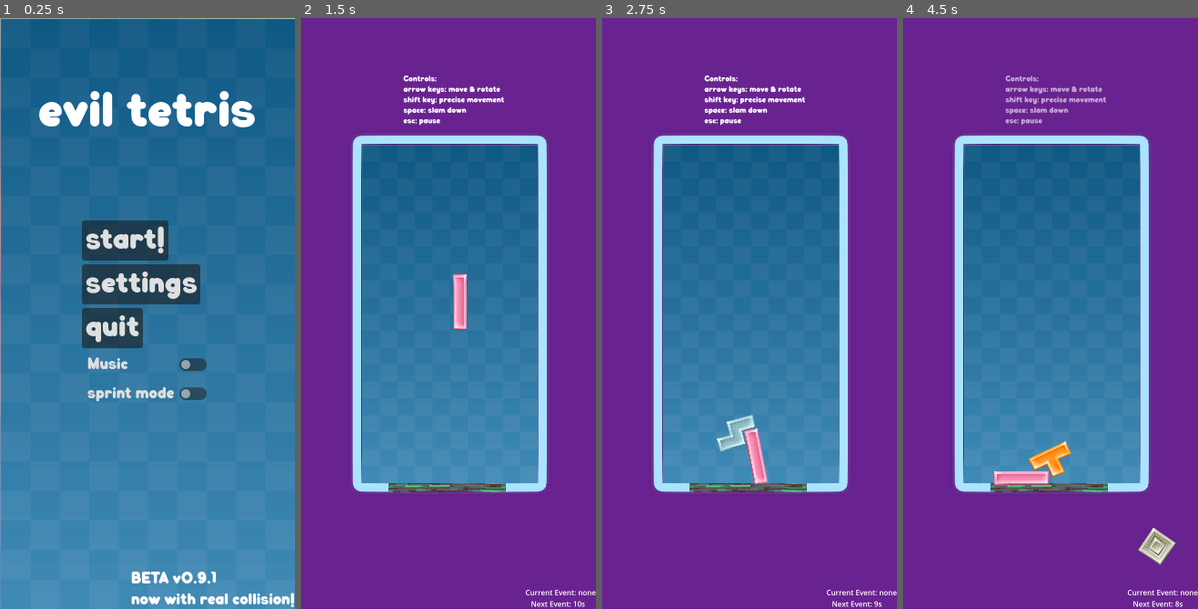
Above: before the commit, frames 1-4 (left to right).
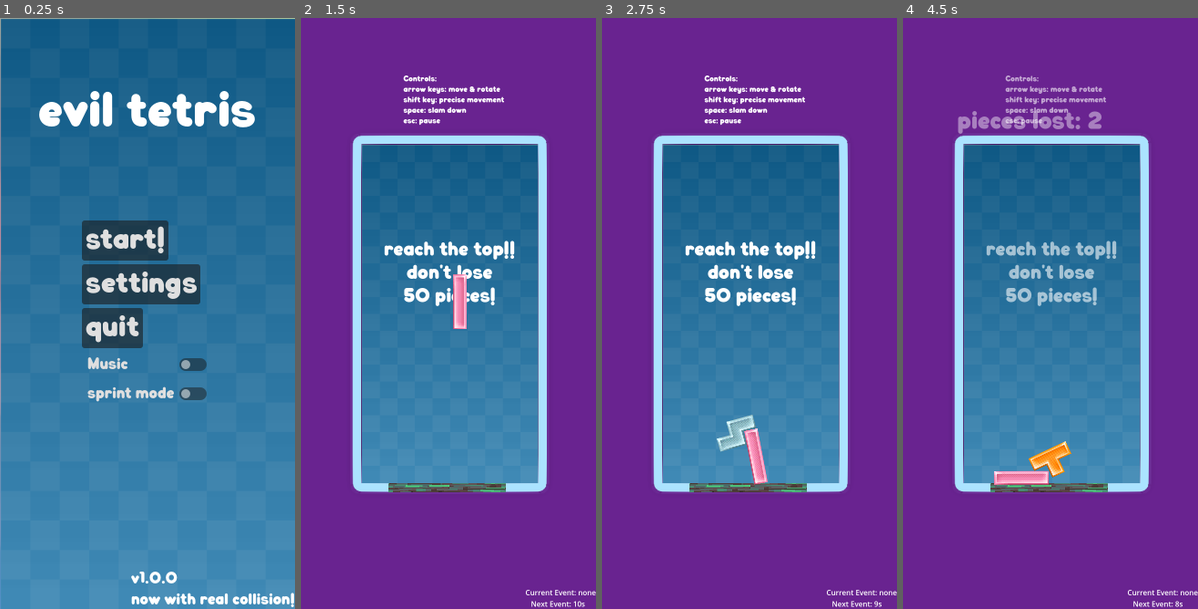
Above: after the commit, the same moments.

Repository: lpuv/evil-tetris
Game: Godot game, scene res://scenes/start_ui.tscn
Two runs of this game, one before a commit and one after it. Both use one fixed random seed, a clock stepped at 60 frames per second and the inputs below. Sound files missing from this copy of the repository are replaced by a short silence.
Inputs:
- Up to frame 1 (0.25 s): no input
- Up to frame 2 (1.5 s): click "start!" at 0.5 s; hold Right (right) from 1.28 s (still down); tap Space (space) at 1.35 s
- Up to frame 3 (2.75 s): release Right (right) at 2.03 s; hold Down (down) from 2.03 s (still down); tap Space (space) at 2.1 s
- Up to frame 4 (4.5 s): release Down (down) at 2.78 s; hold Right (right) 2.78-3.53 s; tap Space (space) at 2.85, 3.6, 4.35 s; hold Up (up) 3.53-4.28 s; hold Left (left) from 4.28 s (still down)

The runs differ from the first frame. In frame 1, 0.4% of the frame differs, in the area x 44-74%, y 93-96%; in frame 2, 1.4%; in frame 3, 1.5%; in frame 4, 2.6%, in the area x 18-93%, y 15-93%.

Commit message:
v1.0.0: add die condition, and many other things

Diff:
--- a/project/scenes/main.tscn
+++ b/project/scenes/main.tscn
@@ -56,6 +56,30 @@
 "handle_modes": PackedInt32Array(0),
 "points": PackedFloat32Array(1, -0.25, 0, 0.25, 0),
 "times": PackedFloat32Array(0)
+}
+tracks/4/type = "value"
+tracks/4/imported = false
+tracks/4/enabled = true
+tracks/4/path = NodePath("../instructions:modulate")
+tracks/4/interp = 1
+tracks/4/loop_wrap = true
+tracks/4/keys = {
+"times": PackedFloat32Array(0),
+"transitions": PackedFloat32Array(1),
+"update": 0,
+"values": [Color(1, 1, 1, 1)]
+}
+tracks/5/type = "value"
+tracks/5/imported = false
+tracks/5/enabled = true
+tracks/5/path = NodePath("../pieceslost:modulate")
+tracks/5/interp = 1
+tracks/5/loop_wrap = true
+tracks/5/keys = {
+"times": PackedFloat32Array(0),
+"transitions": PackedFloat32Array(1),
+"update": 0,
+"values": [Color(1, 1, 1, 0)]
 }
 
 [sub_resource type="Animation" id="Animation_a0mu7"]
@@ -105,6 +129,30 @@
 "points": PackedFloat32Array(1, -0.25, 0, 0.25, 0, 0, -0.25, 0, 0.25, 0),
 "times": PackedFloat32Array(3.13333, 5)
 }
+tracks/4/type = "value"
+tracks/4/imported = false
+tracks/4/enabled = true
+tracks/4/path = NodePath("../instructions:modulate")
+tracks/4/interp = 1
+tracks/4/loop_wrap = true
+tracks/4/keys = {
+"times": PackedFloat32Array(3.13333, 5),
+"transitions": PackedFloat32Array(1, 1),
+"update": 0,
+"values": [Color(1, 1, 1, 1), Color(1, 1, 1, 0)]
+}
+tracks/5/type = "value"
+tracks/5/imported = false
+tracks/5/enabled = true
+tracks/5/path = NodePath("../pieceslost:modulate")
+tracks/5/interp = 1
+tracks/5/loop_wrap = true
+tracks/5/keys = {
+"times": PackedFloat32Array(3.1, 5),
+"transitions": PackedFloat32Array(1, 1),
+"update": 0,
+"values": [Color(1, 1, 1, 0), Color(1, 1, 1, 1)]
+}
 
 [sub_resource type="AnimationLibrary" id="AnimationLibrary_gljjf"]
 _data = {
@@ -137,6 +185,12 @@
 "name": &"default",
 "speed": 5.0
 }]
+
+[sub_resource type="RectangleShape2D" id="RectangleShape2D_gmyt5"]
+size = Vector2(55, 15)
+
+[sub_resource type="RectangleShape2D" id="RectangleShape2D_6auue"]
+size = Vector2(68.5, 20)
 
 [node name="main" type="Node"]
 script = ExtResource("1_sugp2")
@@ -291,9 +345,65 @@
 sprite_frames = SubResource("SpriteFrames_3o4sc")
 frame_progress = 0.662041
 
+[node name="pieceslost" type="Label" parent="."]
+modulate = Color(1, 1, 1, 0)
+offset_left = -205.0
+offset_top = -449.0
+offset_right = 81.0
+offset_bottom = -390.0
+theme_override_fonts/font = ExtResource("8_wxjoi")
+theme_override_font_sizes/font_size = 50
+text = "pieces lost: 0"
+
+[node name="instructions" type="Label" parent="."]
+offset_left = -196.0
+offset_top = -163.0
+offset_right = 201.0
+offset_bottom = 20.0
+theme_override_fonts/font = ExtResource("8_wxjoi")
+theme_override_font_sizes/font_size = 40
+text = "reach the top!!
+don't lose
+50 pieces!"
+horizontal_alignment = 1
+
+[node name="gameover" type="Label" parent="."]
+visible = false
+offset_left = -152.0
+offset_top = -247.0
+offset_right = 145.0
+offset_bottom = -188.0
+size_flags_horizontal = 4
+theme_override_fonts/font = ExtResource("8_wxjoi")
+theme_override_font_sizes/font_size = 50
+text = "GAME OVER"
+
+[node name="yieldcontrol" type="Area2D" parent="."]
+
+[node name="left" type="CollisionShape2D" parent="yieldcontrol"]
+position = Vector2(-161.5, 382.5)
+shape = SubResource("RectangleShape2D_gmyt5")
+
+[node name="right" type="CollisionShape2D" parent="yieldcontrol"]
+position = Vector2(162, 382)
+shape = SubResource("RectangleShape2D_6auue")
+
+[node name="gameoverrestart" type="Button" parent="."]
+process_mode = 3
+visible = false
+offset_left = -116.0
+offset_top = 53.0
+offset_right = 119.0
+offset_bottom = 120.0
+theme_override_fonts/font = ExtResource("8_wxjoi")
+theme_override_font_sizes/font_size = 50
+text = "RESTART"
+
 [connection signal="body_entered" from="ceiling" to="ceiling" method="_on_body_entered"]
 [connection signal="body_exited" from="ceiling" to="ceiling" method="_on_body_exited"]
 [connection signal="body_entered" from="deathplane" to="deathplane" method="_on_body_entered"]
 [connection signal="timeout" from="TwentySecTimer" to="." method="_on_twenty_sec_timer_timeout"]
 [connection signal="timeout" from="OneSecTimer" to="." method="_on_one_sec_timer_timeout"]
 [connection signal="timeout" from="EventTimer" to="." method="_on_event_timer_timeout"]
+[connection signal="body_entered" from="yieldcontrol" to="." method="_on_yieldcontrol_body_entered"]
+[connection signal="pressed" from="gameoverrestart" to="." method="_on_gameoverrestart_pressed"]
--- a/project/scenes/start_ui.tscn
+++ b/project/scenes/start_ui.tscn
@@ -92,7 +92,7 @@
 grow_horizontal = 0
 grow_vertical = 0
 theme_override_fonts/font = ExtResource("2_yxax6")
-text = "BETA v0.9.1
+text = "v1.0.0
 now with real collision!"
 
 [connection signal="pressed" from="MarginContainer/VBoxContainer/Start" to="." method="_on_start_pressed"]
--- a/project/scripts/main.gd
+++ b/project/scripts/main.gd
@@ -8,6 +8,7 @@
 
 var did_win = false
 
+var num_fell = 0
 
 var is_not_colliding = false
 var bouncyMaterial = PhysicsMaterial.new()
@@ -22,7 +23,10 @@
 var chaos_player: AudioStreamPlayer
 var is_rickroll = false
 
+var pieces_to_lose = Shared.PIECES_TO_LOSE_SPRINT if Shared.sprint_mode else Shared.PIECES_TO_LOSE
+
 var current_chaos_timer_time = 10
+
 
 
 
@@ -87,6 +91,8 @@
 	pieces.shuffle()
 	spawn_piece()
 
+	$instructions.text = "reach the top!!\ndon't lose\n" + str(pieces_to_lose) + " pieces!"
+
 	$AnimationPlayer.play("controls_fade")
 	$TwentySecTimer.start()
 	$OneSecTimer.start()
@@ -153,15 +159,30 @@
 
 
 func _process(_delta: float) -> void:
-	if current_piece.get_node("RigidBody2D").get_meta("to_delete") == true:
-		current_piece.queue_free()
-	elif current_piece.get_node("RigidBody2D").is_controllable or did_win:
-		return
+	if current_piece != null:
+		if current_piece.get_node("RigidBody2D").is_controllable or did_win:
+			return
 	print("time to spawn")
 	spawn_piece()
 
 	adjust_chaos_by_height()
 
+	handle_deletion()
+
+
+
+func handle_deletion():
+	for piece in get_tree().get_nodes_in_group("pieces"):
+		if piece.get_meta("to_delete") == true:
+			print(piece.is_controllable)
+			if num_fell >= pieces_to_lose:
+				$gameover.visible = true
+				$gameoverrestart.visible = true
+				get_tree().paused = true
+			num_fell += 1
+			$pieceslost.text = "pieces lost: " + str(num_fell)
+			piece.is_controllable = false
+			piece.queue_free()
 
 func win():
 	$win.visible = true
@@ -271,6 +292,9 @@
 	elif event == "frictionless":
 		for piece in get_tree().get_nodes_in_group("pieces"):
 			piece.physics_material_override = frictionlessMaterial
+	elif event == "goodbyepiece":
+		var piece_to_poof = get_tree().get_nodes_in_group("pieces")[rng.randi_range(0, len(get_tree().get_nodes_in_group("pieces")) - 1)]
+		piece_to_poof.get_parent().queue_free()
 
 
 func _on_twenty_sec_timer_timeout() -> void:
@@ -297,3 +321,15 @@
 		is_unique = false
 		for child in get_tree().get_nodes_in_group("pieces"):
 			child.is_unique = false
+
+
+
+func _on_yieldcontrol_body_entered(body: Node2D) -> void:
+	print("yielding control of piece")
+	body.is_controllable = false
+
+
+func _on_gameoverrestart_pressed() -> void:
+	get_tree().current_scene.prepare_restart()
+	get_tree().paused = false
+	get_tree().reload_current_scene()
--- a/project/scripts/shared.gd
+++ b/project/scripts/shared.gd
@@ -1,6 +1,9 @@
 extends Node
 
 var CELL_SIZE = 50 # or whatever
+
+const PIECES_TO_LOSE = 50
+const PIECES_TO_LOSE_SPRINT = 20
 
 func position_snapped(pos: Vector2):
 	return (pos / CELL_SIZE).floor() * CELL_SIZE
@@ -56,4 +59,5 @@
 	"tiny": 10,
 	"magnetic": 10,
 	"frictionless": 10,
+	"goodbyepiece": 100,
 }
--- a/project/scripts/start_ui.gd
+++ b/project/scripts/start_ui.gd
@@ -7,6 +7,7 @@
 	get_tree().change_scene_to_file("res://scenes/main.tscn")
 
 
+
 func _on_settings_pressed() -> void:
 	pass # Replace with function body.
 
Not shown: 1 places in project/scenes/main.tscn that only renumber resources
